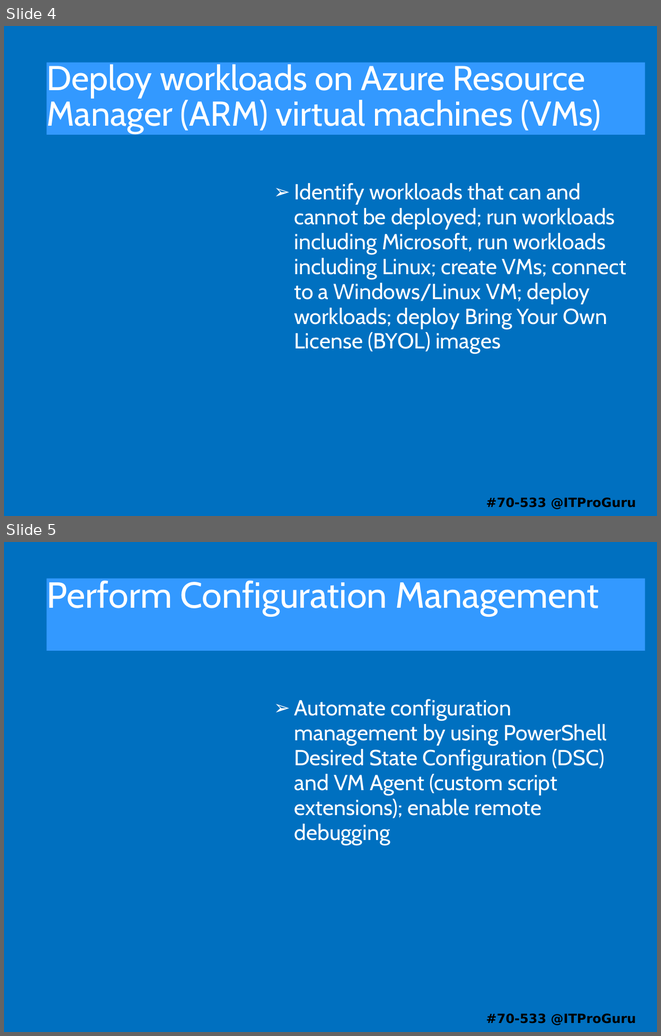
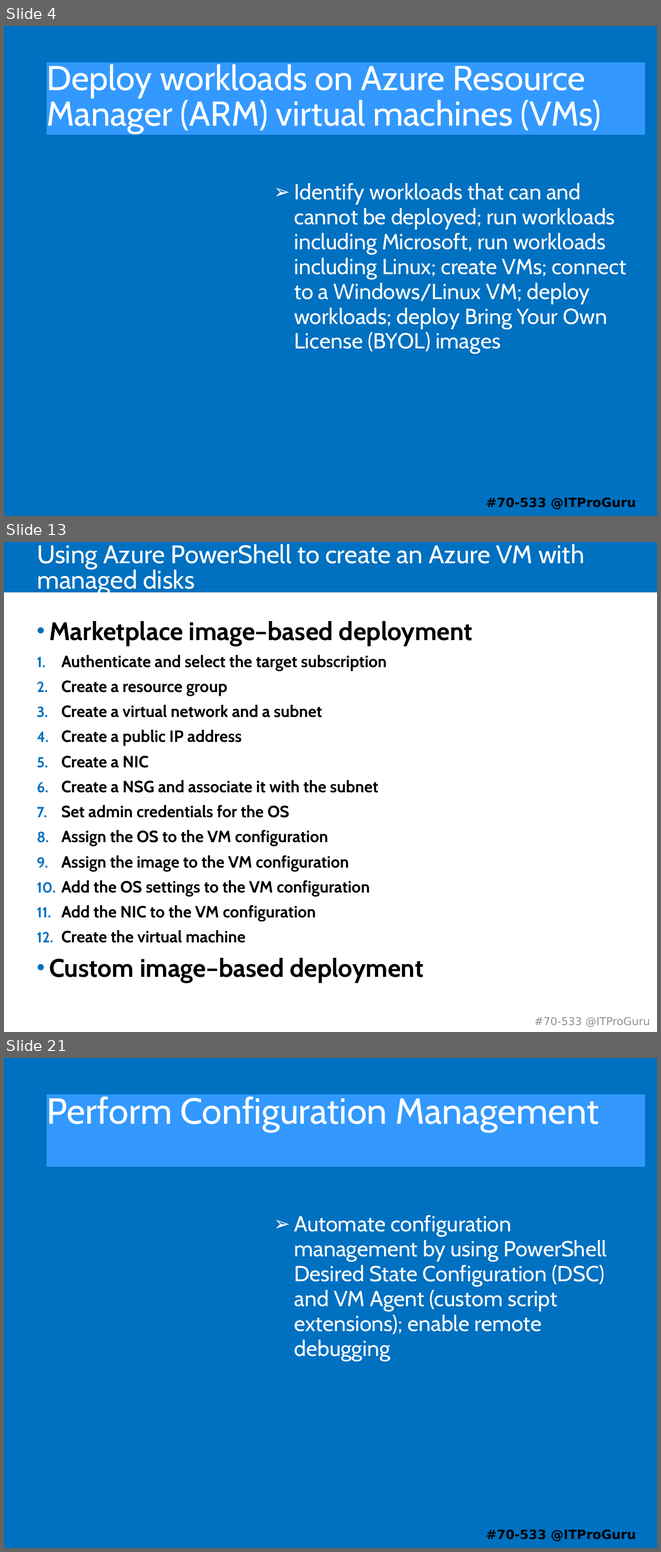
Before and after one commit to guruskill/70-533, a slide deck: 70-533-02-Compute.pptx. Shown one above the other, each under a label of ours: slides 4 and 5 before the commit, slides 4, 13 and 21 after it; the slides between them are not shown. The pictures are 661x1036 and 661x1552 pixels, drawn with LibreOffice and Linux fonts; fonts in the diff are those of the drawing. Boxes give left, top, right and bottom in pixels: in the first picture for what was removed or moved away, otherwise in the second. Text is boxed around its words. In the diff, an @@ line names an element or a change of style, - is before the commit and + after.

```diff
--- a/70-533-02-Compute.pptx
+++ b/70-533-02-Compute.pptx
@@ slide 13 added at box(4, 542, 657, 1032), background #FFFFFF @@
@@ rectangle added at box(4, 542, 657, 592), fill #0070C0 @@
@@ title added at box(37, 544, 584, 595), 28 pt, text #FFFFFF @@
+Using Azure PowerShell to create an Azure VM with managed disks
@@ text added at box(49, 621, 473, 982), 18 pt, text #000000, bold @@
+• Marketplace image–based deployment
+1. Authenticate and select the target subscription
+2. Create a resource group
+3. Create a virtual network and a subnet
+4. Create a public IP address
+5. Create a NIC
+6. Create a NSG and associate it with the subnet
+7. Set admin credentials for the OS
+8. Assign the OS to the VM configuration
+9. Assign the image to the VM configuration
+10. Add the OS settings to the VM configuration
+11. Add the NIC to the VM configuration
+12. Create the virtual machine
+• Custom image–based deployment
@@ text added at box(535, 1017, 650, 1027), 12 pt, text #909090 @@
+#70-533 @ITProGuru
@@ what was slide 5 is now slide 21 @@
```
Also in this commit, not shown: 2 slides changed, 69 other slides added, 4 other files.
